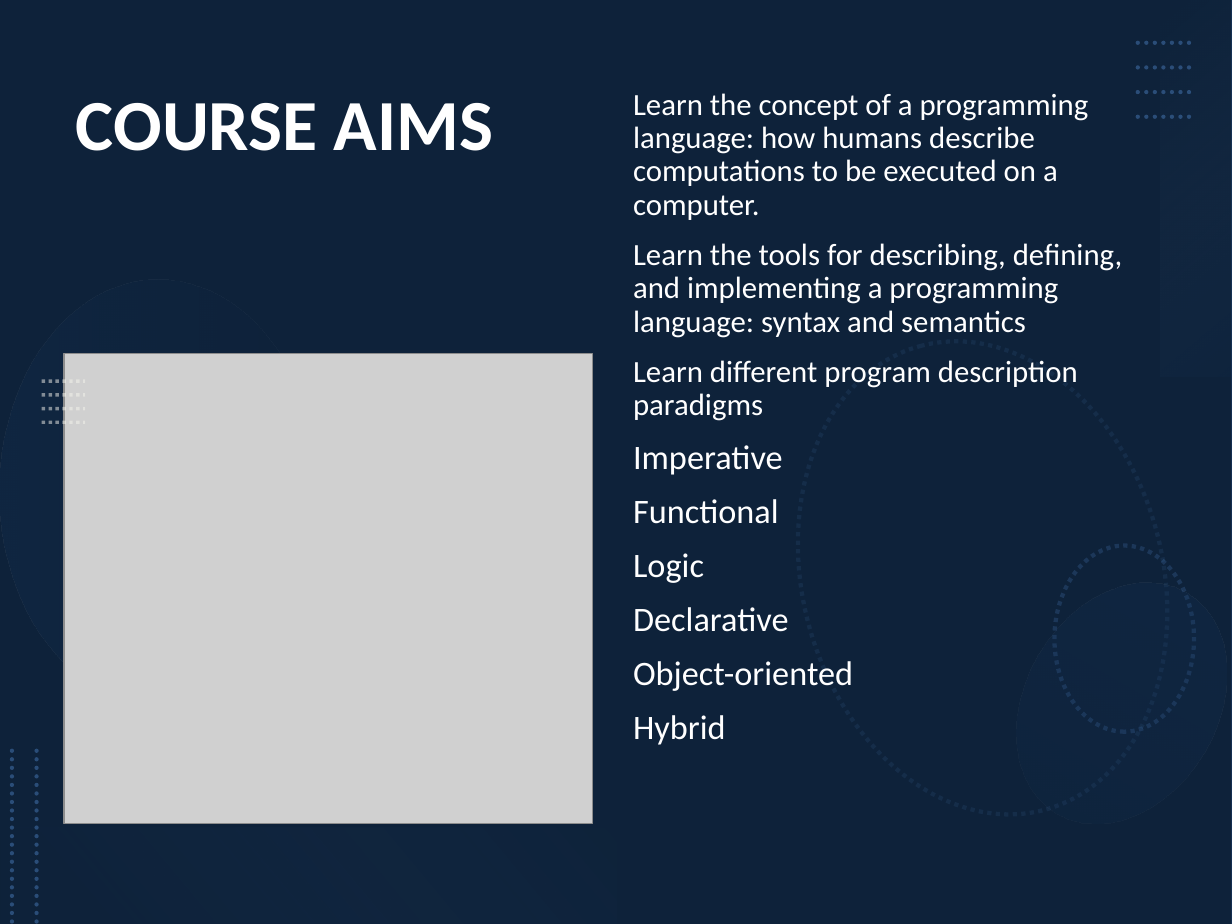
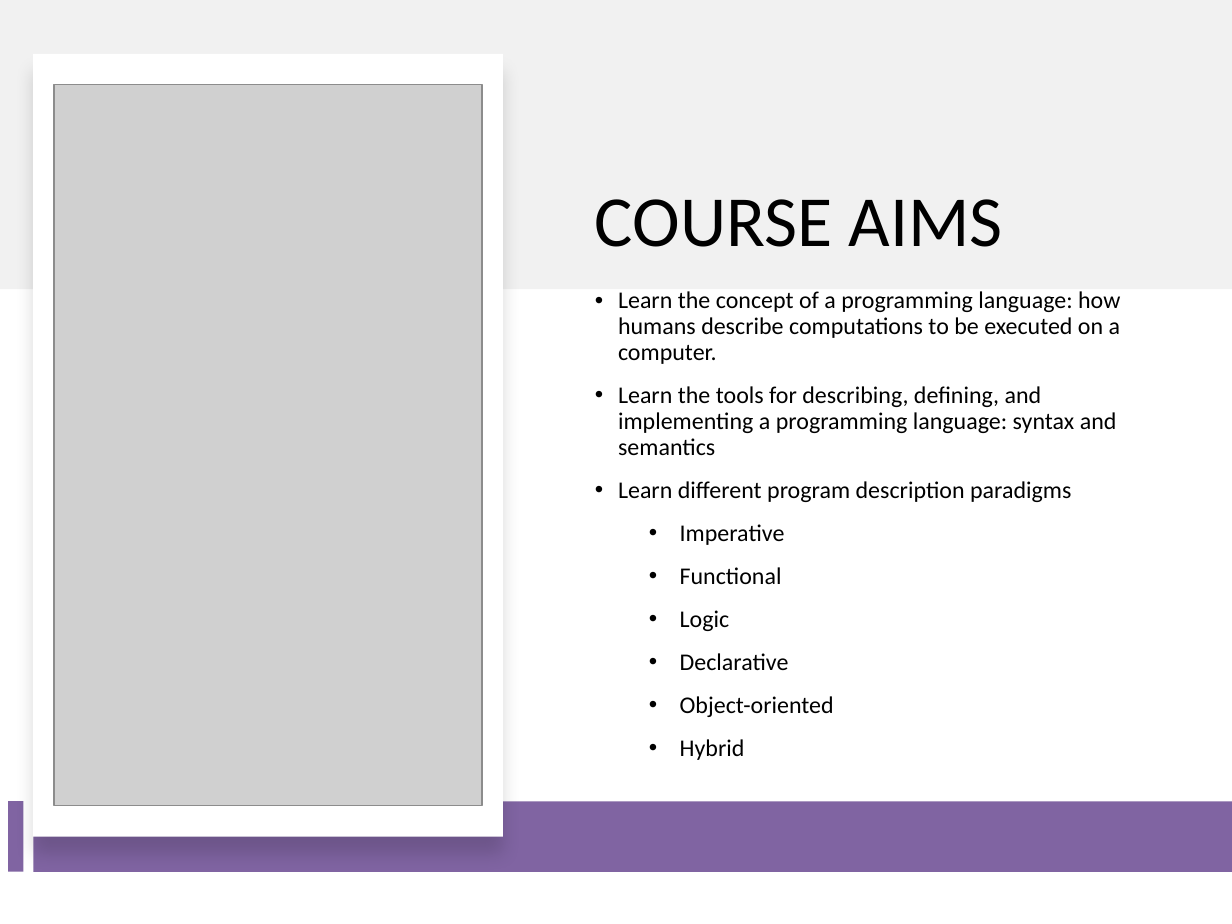
Before and after one commit to ValRCS/RBS_PBM774_Programming_Languages, a slide deck: slide 2 of presentations/programming_languages_introduction.pptx. Drawn at 1232x924 pixels with LibreOffice and Linux fonts; fonts in the diff are those of the drawing; grey boxes stand for pictures. Boxes give left, top, right and bottom in pixels: in the first picture for what was removed or moved away, otherwise in the second. Text is boxed around its words. In the diff, an @@ line names an element or a change of style, - is before the commit and + after.

Commit message:
presentation update

```diff
--- a/presentations/programming_languages_introduction.pptx
+++ b/presentations/programming_languages_introduction.pptx
@@ rectangle removed at bbox=[0, 0, 1232, 924] @@
@@ rectangle removed at bbox=[0, 0, 1232, 924] @@
@@ rectangle added at bbox=[0, 0, 1232, 290], fill #D9D9D9 at 35% opacity @@
@@ rectangle removed at bbox=[1161, 0, 1232, 377] @@
@@ rectangle added at bbox=[33, 54, 503, 837], fill #FFFFFF @@
@@ title "COURSE AIMS": place and size @@
-title "COURSE AIMS" at bbox=[76, 103, 493, 151]
+title "COURSE AIMS" at bbox=[595, 199, 1003, 247]
@@ title "COURSE AIMS" at bbox=[595, 199, 1003, 247]: text colour #FFFFFF to #000000, bold off; vertical alignment top to bottom @@
@@ picture: place and size @@
-picture at bbox=[64, 354, 593, 824]
+picture at bbox=[54, 85, 482, 806]
@@ group removed at bbox=[1138, 43, 1194, 117]: 4 lines @@
@@ text "Learn the concept of a ...": place and size @@
-text "Learn the concept of a ..." at bbox=[633, 93, 1122, 745]
+text "Learn the concept of a ..." at bbox=[618, 291, 1120, 760]
@@ text "Learn the concept of a ..." at bbox=[618, 291, 1120, 760]: size 18 to 14 pt in "Learn the concept of a programming language: ...", "Learn the tools for describing, defining, and ...", "Learn different program description paradigms"; text colour #FFFFFF to #000000; size 20 to 14 pt in "Imperative", "Functional", "Logic", "Declarative" and 2 more places; bullet none to •; list level 3 to 4 in "Imperative"; list level 3 to 4 in "Functional"; list level 3 to 4 in "Logic"; list level 3 to 4 in "Declarative"; list level 3 to 4 in "Object-oriented"; list level 3 to 4 in "Hybrid"; vertical alignment top to middle @@
@@ group removed at bbox=[42, 381, 85, 423]: 4 lines @@
@@ group removed at bbox=[0, 280, 1232, 862]: 4 ellipses @@
@@ line removed from (12, 750) to (12, 924) @@
@@ line removed from (37, 750) to (37, 924) @@
@@ rectangle added at bbox=[8, 801, 23, 872], fill #8064A2 @@
@@ rectangle added at bbox=[33, 802, 1232, 872], fill #8064A2 @@
@@ rectangle removed at bbox=[0, 828, 616, 924] @@
```
Also in this commit, not shown: 1 other slide changed, 2 other files.
